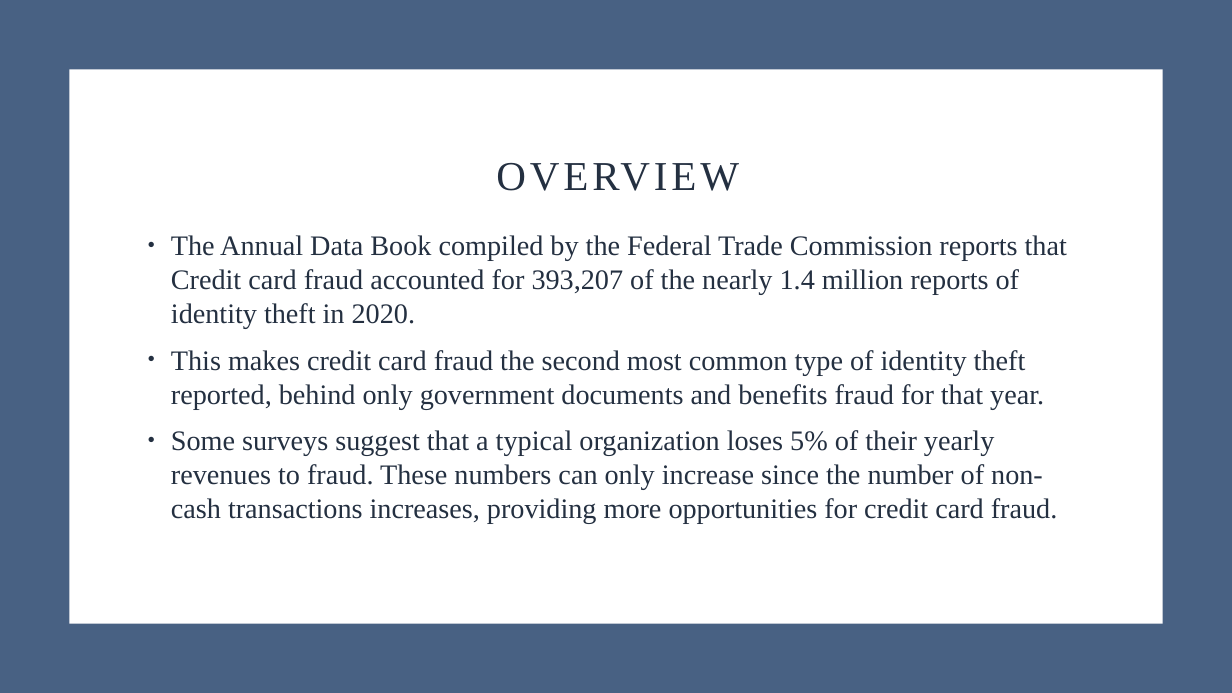
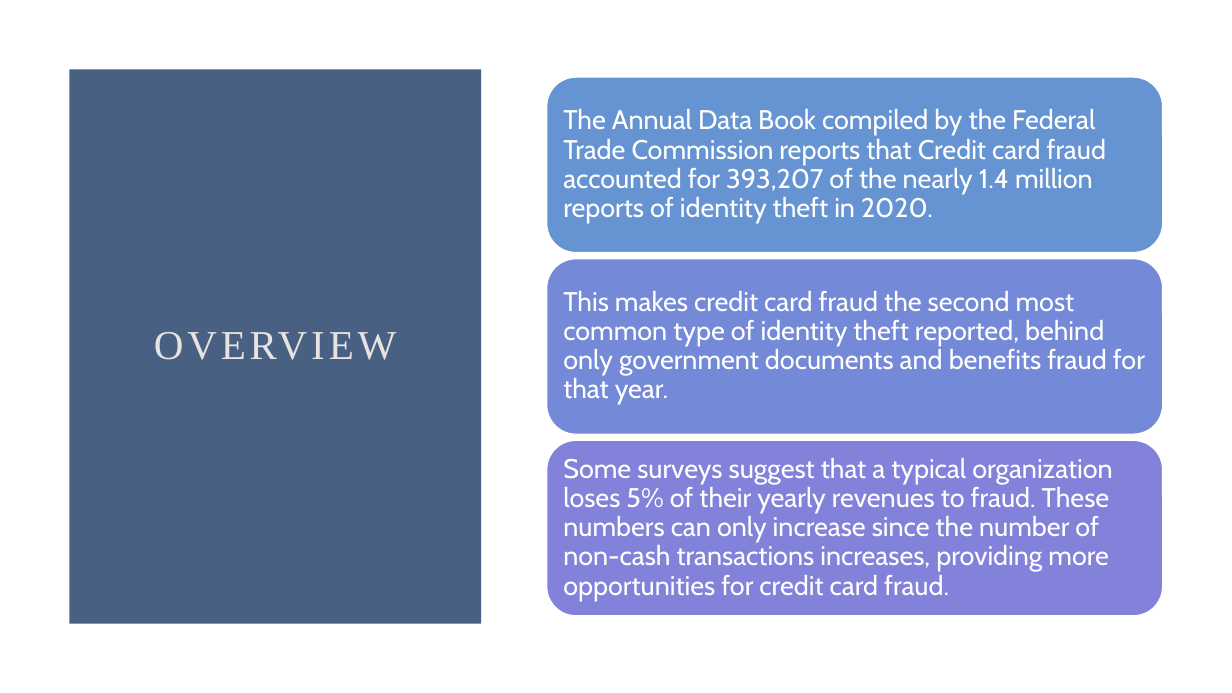
Before and after one commit to dsaulsb1/Fraud-Project, a slide deck: slide 2 of FraudProject2021.pptx. Drawn at 1232x693 pixels with LibreOffice and Linux fonts; fonts in the diff are those of the drawing. Boxes give left, top, right and bottom in pixels: in the first picture for what was removed or moved away, otherwise in the second. Text is boxed around its words. In the diff, an @@ line names an element or a change of style, - is before the commit and + after.

```diff
--- a/FraudProject2021.pptx
+++ b/FraudProject2021.pptx
@@ rectangle: place and size @@
-rectangle at (0,0,1232,693)
+rectangle at (69,69,482,624)
@@ rectangle removed at (69,69,1163,624) @@
@@ title "OVERVIEW": place and size @@
-title "OVERVIEW" at (496,163,739,191)
+title "OVERVIEW" at (154,332,397,360)
@@ title "OVERVIEW" at (154,332,397,360): text colour #243041 to #E8E3E2; vertical alignment bottom to middle @@
@@ text removed at (171,235,1067,523) @@
-• The Annual Data Book compiled by the Federal Trade Commission reports that Credit card fraud accounted for 393,207 of the nearly 1.4 million reports of identity theft in 2020.
-• This makes credit card fraud the second most common type of identity theft reported, behind only government documents and benefits fraud for that year.
-• Some surveys suggest that a typical organization loses 5% of their yearly revenues to fraud. These numbers can only increase since the number of non-cash transactions increases, providing more opportunities for credit card fraud.
@@ group added at (547,77,1164,616): 3 rounded rectangles, 3 texts @@
+The Annual Data Book compiled by the Federal Trade Commission reports that Credit card fraud accounted for 393,207 of the nearly 1.4 million reports of identity theft in 2020.
+This makes credit card fraud the second most common type of identity theft reported, behind only government documents and benefits fraud for that year.
+Some surveys suggest that a typical organization loses 5% of their yearly revenues to fraud. These numbers can only increase since the number of non-cash transactions increases, providing more opportunities for credit card fraud.
```
Also in this commit, not shown: 32 other slides changed, 14 slides added, 5 slides removed.
